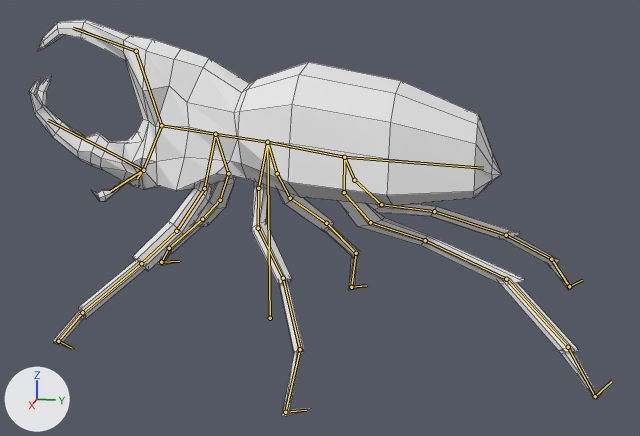
The Blender file source/tankbug/tankbug7.blend, before and after one commit.
Both versions are drawn from a 50 mm lens placed at (2.88, 0.66, 1.09), pointed at (0.01, 0.08, 0.38). Arrows for +X, +Y and +Z are at lower left; the lights stay in place. The bones that bend it are drawn over the model as lines. Mesh edges are drawn as thin lines.
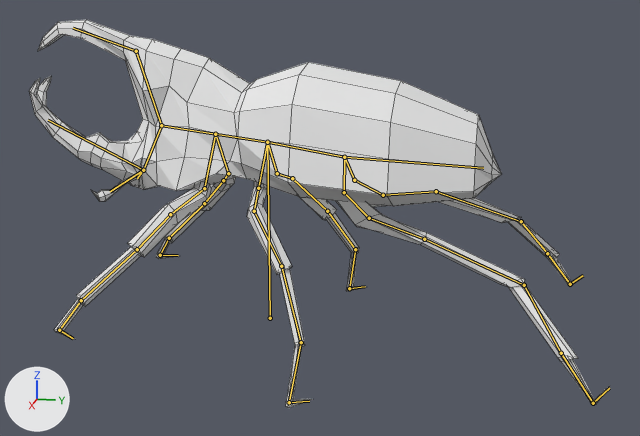
The newer file adds an action. The first version stands in its rest pose; the second is drawn at frame 1 of the action 'ArmatureAction'.

The edits, one by one:
Bone 'Bone_L.001' (bone_bone_l_001) moves from (0.0, 0.0, 0.0) to (0.0, -0.01, 0.01).
Bone 'Bone_L.001' (bone_bone_l_001) turns from (0, 0, 0) to (-20, -8, -19) degrees about its own x, y and z.
Bone 'Bone_L.002' (bone_bone_l_002) moves from (0.0, 0.0, 0.0) to (-0.09, 0.04, 0.04).
Bone 'Bone_L.002' (bone_bone_l_002) turns from (0, 0, 0) to (27, 15, 30) degrees about its own x, y and z.
Bone 'Bone_R.001' (bone_bone_r_001) moves from (0.0, 0.0, 0.0) to (0.0, -0.01, 0.01).
Bone 'Bone_R.001' (bone_bone_r_001) turns from (0, 0, 0) to (-20, 8, 19) degrees about its own x, y and z.
Bone 'Bone_R.002' (bone_bone_r_002) moves from (0.0, 0.0, 0.0) to (0.03, 0.04, -0.01).
Bone 'Bone_R.002' (bone_bone_r_002) turns from (0, 0, 0) to (27, -15, -30) degrees about its own x, y and z.
Bone 'Bone.001_L.001' (bone_bone_001_l_001) moves from (0.0, 0.0, 0.0) to (-0.01, 0.03, -0.03).
Bone 'Bone.001_L.001' (bone_bone_001_l_001) turns from (0, 0, 0) to (8, 20, 23) degrees about its own x, y and z.
Bone 'Bone.001_L.003' (bone_bone_001_l_003) moves from (0.0, 0.0, 0.0) to (-0.03, -0.01, 0.06).
Bone 'Bone.001_L.003' (bone_bone_001_l_003) turns from (0, 0, 0) to (-5, -38, -11) degrees about its own x, y and z.
Bone 'Bone.001_R.001' (bone_bone_001_r_001) moves from (0.0, 0.0, 0.0) to (0.01, 0.03, -0.03).
Bone 'Bone.001_R.001' (bone_bone_001_r_001) turns from (0, 0, 0) to (8, -20, -23) degrees about its own x, y and z.
Bone 'Bone.001_R.002' (bone_bone_001_r_002) moves from (0.0, 0.0, 0.0) to (0.15, 0.02, 0.17).
Bone 'Bone.001_R.002' (bone_bone_001_r_002) turns from (0, 0, 0) to (-13, 38, 3) degrees about its own x, y and z.
Bone 'Bone.003_L.001' (bone_bone_003_l_001) moves from (0.0, 0.0, 0.0) to (-0.01, -0.02, 0.02).
Bone 'Bone.003_L.001' (bone_bone_003_l_001) turns from (0, 0, 0) to (20, 8, 22) degrees about its own x, y and z.
Bone 'Bone.003_L.002' (bone_bone_003_l_002) moves from (0.0, 0.0, 0.0) to (0.11, -0.01, -0.08).
Bone 'Bone.003_L.002' (bone_bone_003_l_002) turns from (0, 0, 0) to (-13, -28, -23) degrees about its own x, y and z.
Bone 'Bone.003_R.001' (bone_bone_003_r_001) moves from (0.0, 0.0, 0.0) to (0.01, -0.02, 0.02).
Bone 'Bone.003_R.001' (bone_bone_003_r_001) turns from (0, 0, 0) to (20, -8, -22) degrees about its own x, y and z.
Bone 'Bone.003_R.002' (bone_bone_003_r_002) moves from (0.0, 0.0, 0.0) to (-0.05, -0.02, -0.02).
Bone 'Bone.003_R.002' (bone_bone_003_r_002) turns from (0, 0, 0) to (-13, 28, 23) degrees about its own x, y and z.

Pixel boxes (x1, y1, x2, y2) of what changed, in the pictures (640 x 436 px):
'Plane', posed
    before: (29, 20, 611, 417)
    after: (29, 20, 608, 408)
bone 'Bone_L.001', root to tip
    before: (258, 188) to (258, 228)
    after: (258, 188) to (254, 211)
bone 'Bone_L.002', root to tip
    before: (258, 228) to (283, 278)
    after: (254, 211) to (281, 266)
bone 'Bone_R.001', root to tip
    before: (277, 173) to (290, 198)
    after: (277, 173) to (292, 178)
bone 'Bone_R.002', root to tip
    before: (290, 198) to (326, 223)
    after: (292, 178) to (327, 211)
bone 'Bone.001_L.001', root to tip
    before: (354, 180) to (381, 204)
    after: (354, 180) to (383, 195)
bone 'Bone.001_L.003', root to tip
    before: (434, 211) to (506, 235)
    after: (436, 191) to (521, 221)
bone 'Bone.001_R.001', root to tip
    before: (344, 192) to (370, 222)
    after: (344, 192) to (369, 218)
bone 'Bone.001_R.002', root to tip
    before: (370, 222) to (425, 240)
    after: (369, 218) to (424, 239)
bone 'Bone.003_L.001', root to tip
    before: (204, 188) to (176, 231)
    after: (204, 188) to (170, 214)
bone 'Bone.003_L.002', root to tip
    before: (176, 231) to (141, 263)
    after: (170, 214) to (137, 249)
bone 'Bone.003_R.001', root to tip
    before: (228, 173) to (220, 200)
    after: (228, 173) to (223, 180)
bone 'Bone.003_R.002', root to tip
    before: (220, 200) to (202, 219)
    after: (223, 180) to (204, 203)
